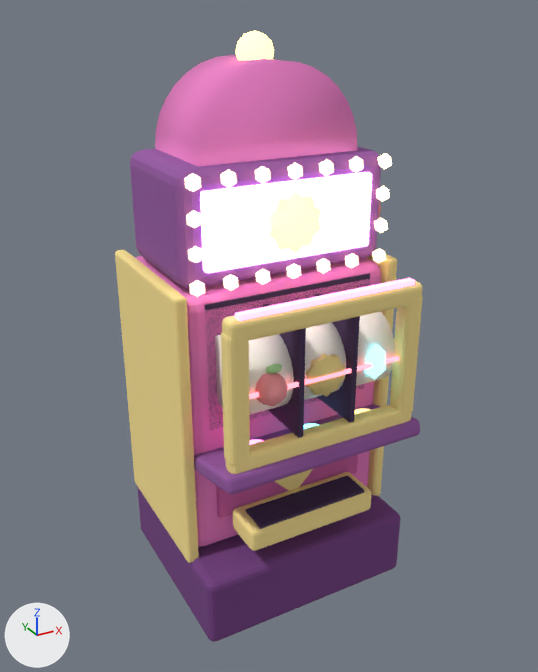
The glTF model game/assets/models/pc_slot.glb: old version first, new version second.
One viewpoint serves both versions: a camera (50 mm lens) standing at (-1.32, -2.44, 2.29) and looking at (0.0, -0.04, 1.09). Lighting does not change. The marker at lower left points along +X, +Y and +Z. The older version comes first.

The older version as bpy lines, for what is in view:
```python
mat_m_magenta = principled_material('m_magenta')
mat_m_magenta.base_color = (0.86, 0.22, 0.58)  # pink #ef81c8
mat_m_magenta.roughness = 1.0
me_cube = bpy.data.meshes.new('Cube')
me_cube.from_pydata(...)  # 2044 vertices, 3860 faces; spans x -0.47..0.57, y -0.52..0.41, z 0.0..2.22
me_cube.materials.append(mat_m_plum_dark)  # purple #733f81
me_cube.materials.append(mat_m_magenta)  # pink #ef81c8
me_cube.materials.append(mat_m_gold)  # yellow #fde595
me_cube.materials.append(mat_m_cream)  # white #fef9ef
me_cube.materials.append(mat_m_ink)  # dark purple #453055
me_cube.materials.append(mat_m_red)  # pink #ef9599
me_cube.materials.append(mat_m_leaf)  # green #ade29e
me_cube.materials.append(mat_m_glow_cyan)  # cyan #7cefff, glowing cyan #7cefff
me_cube.materials.append(mat_m_glow_red)  # red #ff7c89, glowing red #ff7c89
me_cube.materials.append(mat_m_glow_pink)  # pink #ff81ce, glowing pink #ff81ce
me_cube.materials.append(mat_m_plum)  # purple #9559a2
me_cube.materials.append(mat_m_glow_gold)  # yellow #ffe289, glowing yellow #ffe289
me_cube.materials.append(mat_m_velvet)  # pink #ce61a6
me_cube.materials.append(mat_m_glow_violet)  # purple #daaaff, glowing purple #daaaff
me_cube.materials.append(mat_m_glow_bulb)  # beige #ffefbc, glowing beige #ffefbc
me_cube.materials.append(mat_m_brass)  # yellow #efd48b
ob_pc_slot = bpy.data.objects.new('pc_slot', me_cube)
ob_pc_slot.location = (0.0, 0.0, 0.0)
```
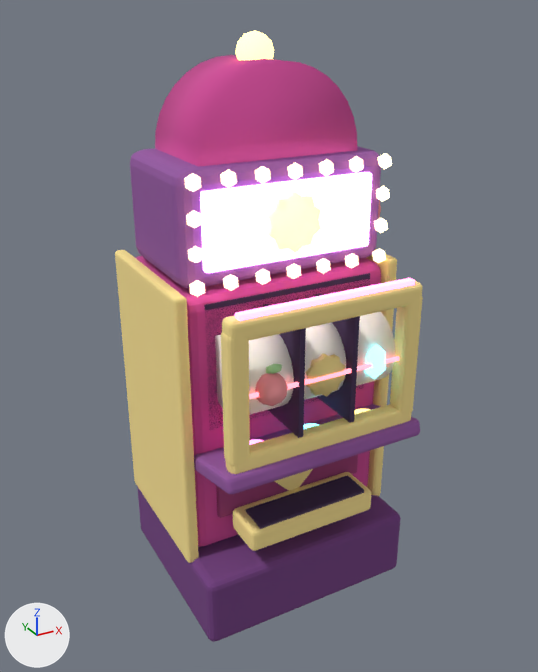
Edits to the bpy script that builds the scene:
```text
Change mat_m_magenta:
    mat_m_magenta.base_color: (0.86, 0.22, 0.58) -> (0.62, 0.07, 0.31)  # pink #ef81c8 -> pink #ce4b97
```

Where the change shows, as pixel boxes [x1, y1, x2, y2] in the pictures (538 x 672 px):
'pc_slot', recoloured (darker): [134, 52, 384, 549] in both
